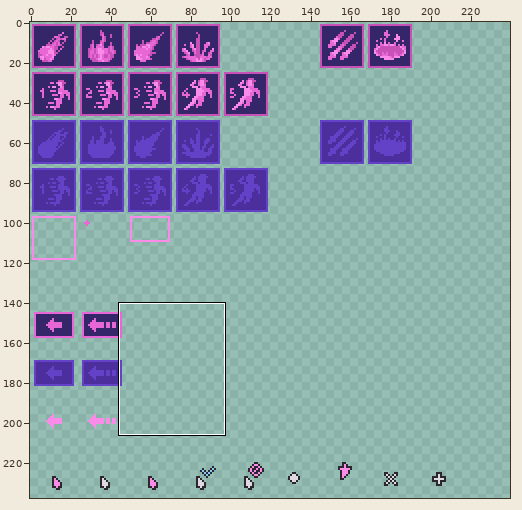
One commit to this pixel-art file: assets/ui.aseprite. Above, an overview of the earlier version with the close-up marked.
Close-up. Before:
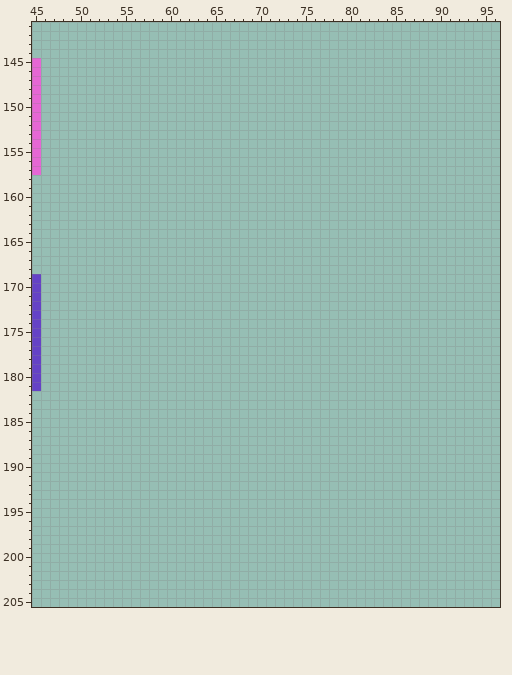
240x240 pixels, 1 frame. Shown: x 45..96, y 141..205. The wide view leaves out empty margins. The commit also changed other parts of the picture, which this record leaves out.
And afterwards:
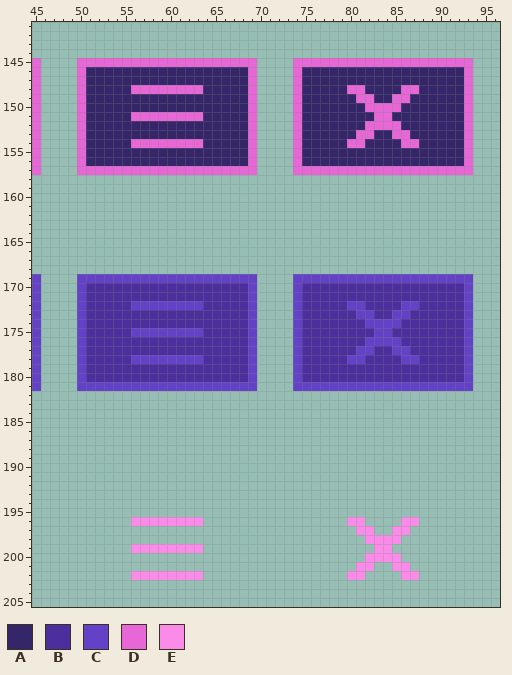
Palette (. is transparent): A #352569  B #4c2f9d  C #6442c7  D #e667d5  E #fa8be9
Diff:
Changed rows in their new state; - is an unchanged pixel.
first column x 50:
145 DDDDDDDDDDDDDDDDDDDD----DDDDDDDDDDDDDDDDDDDD
146 DAAAAAAAAAAAAAAAAAAD----DAAAAAAAAAAAAAAAAAAD
147 DAAAAAAAAAAAAAAAAAAD----DAAAAAAAAAAAAAAAAAAD
148 DAAAAADDDDDDDDAAAAAD----DAAAAADDAAAADDAAAAAD
149 DAAAAAAAAAAAAAAAAAAD----DAAAAAADDAADDAAAAAAD
150 DAAAAAAAAAAAAAAAAAAD----DAAAAAAADDDDAAAAAAAD
151 DAAAAADDDDDDDDAAAAAD----DAAAAAAAADDAAAAAAAAD
152 DAAAAAAAAAAAAAAAAAAD----DAAAAAAADDDDAAAAAAAD
153 DAAAAAAAAAAAAAAAAAAD----DAAAAAADDAADDAAAAAAD
154 DAAAAADDDDDDDDAAAAAD----DAAAAADDAAAADDAAAAAD
155 DAAAAAAAAAAAAAAAAAAD----DAAAAAAAAAAAAAAAAAAD
156 DAAAAAAAAAAAAAAAAAAD----DAAAAAAAAAAAAAAAAAAD
157 DDDDDDDDDDDDDDDDDDDD----DDDDDDDDDDDDDDDDDDDD
first column x 50:
169 CCCCCCCCCCCCCCCCCCCC----CCCCCCCCCCCCCCCCCCCC
170 CBBBBBBBBBBBBBBBBBBC----CBBBBBBBBBBBBBBBBBBC
171 CBBBBBBBBBBBBBBBBBBC----CBBBBBBBBBBBBBBBBBBC
172 CBBBBBCCCCCCCCBBBBBC----CBBBBBCCBBBBCCBBBBBC
173 CBBBBBBBBBBBBBBBBBBC----CBBBBBBCCBBCCBBBBBBC
174 CBBBBBBBBBBBBBBBBBBC----CBBBBBBBCCCCBBBBBBBC
175 CBBBBBCCCCCCCCBBBBBC----CBBBBBBBBCCBBBBBBBBC
176 CBBBBBBBBBBBBBBBBBBC----CBBBBBBBCCCCBBBBBBBC
177 CBBBBBBBBBBBBBBBBBBC----CBBBBBBCCBBCCBBBBBBC
178 CBBBBBCCCCCCCCBBBBBC----CBBBBBCCBBBBCCBBBBBC
179 CBBBBBBBBBBBBBBBBBBC----CBBBBBBBBBBBBBBBBBBC
180 CBBBBBBBBBBBBBBBBBBC----CBBBBBBBBBBBBBBBBBBC
181 CCCCCCCCCCCCCCCCCCCC----CCCCCCCCCCCCCCCCCCCC
first column x 56:
196 EEEEEEEE----------------EE----EE
197 -------------------------EE--EE-
198 --------------------------EEEE--
199 EEEEEEEE-------------------EE---
200 --------------------------EEEE--
201 -------------------------EE--EE-
202 EEEEEEEE----------------EE----EE
Pixel boxes of the changes (left, top, right, bottom) in both close-ups:
added: (77, 58, 473, 175)
added: (77, 274, 473, 391)
added: (131, 517, 203, 580)
added: (347, 517, 419, 580)
